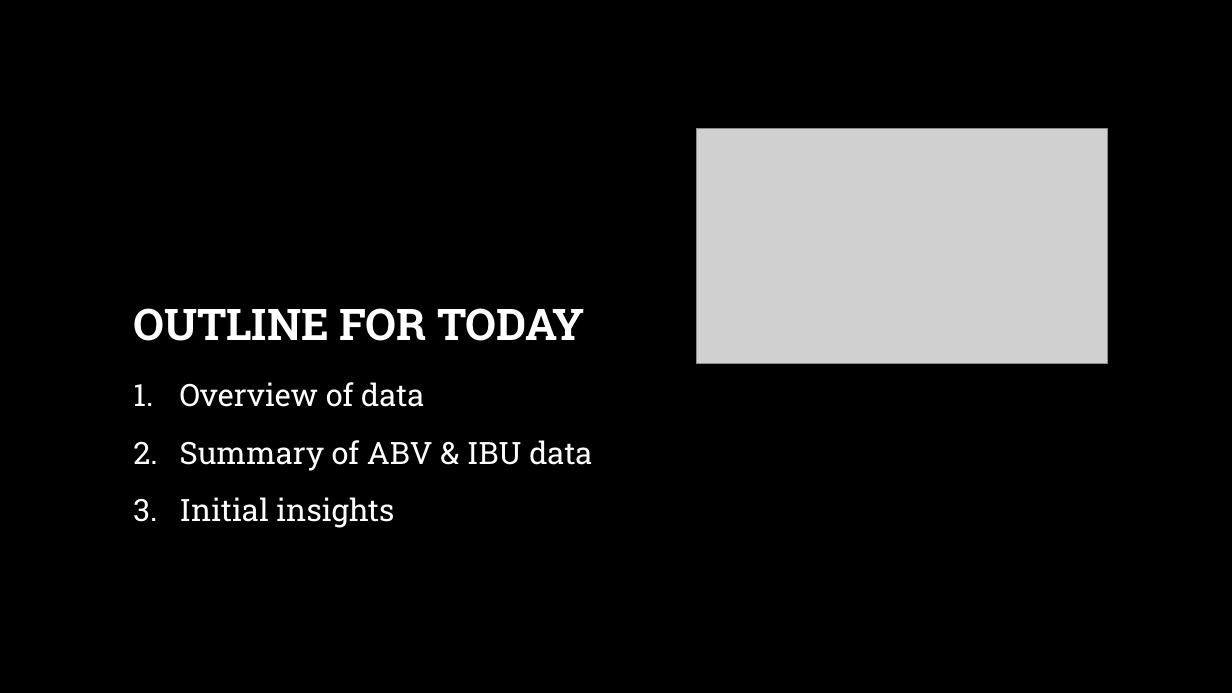
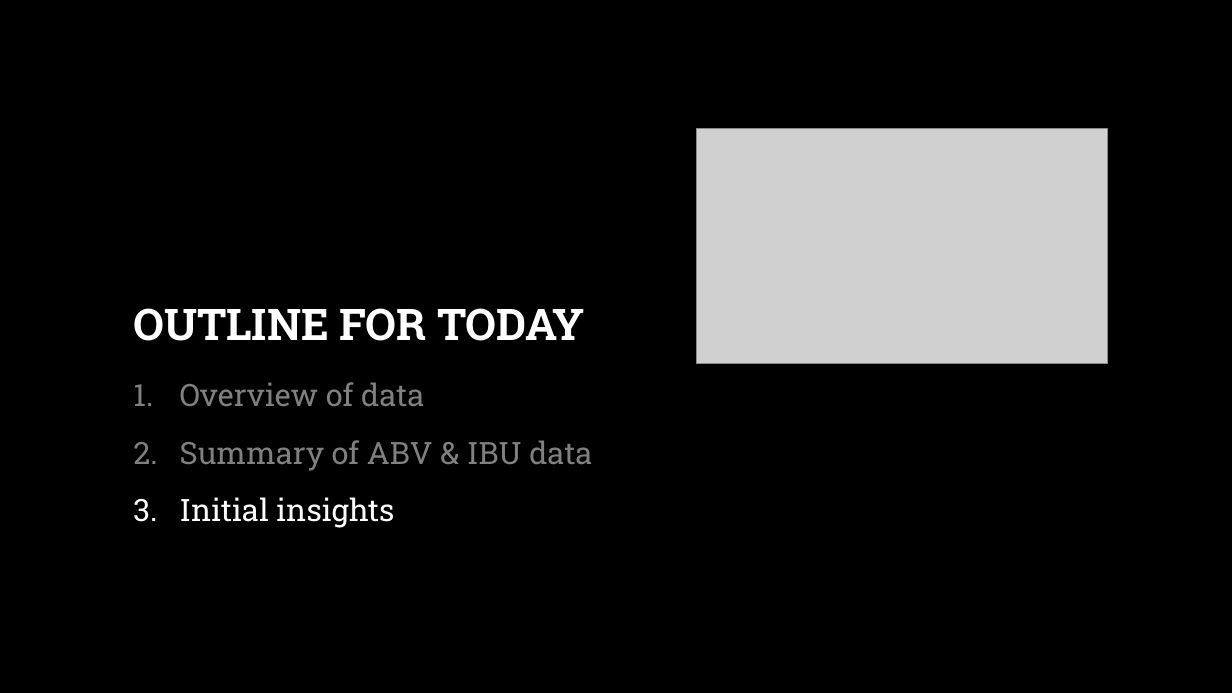
Before and after one commit to IndyD/MSDS-6306-case-study-1, a slide deck: slide 4 of Case Study – Budweiser Brewery Insights.pptx (slide 2 before the commit). Drawn at 1232x693 pixels with LibreOffice and Linux fonts; fonts in the diff are those of the drawing; grey boxes stand for pictures; background and template pictures are left out. Boxes give left, top, right and bottom in pixels: in the first picture for what was removed or moved away, otherwise in the second. Text is boxed around its words. In the diff, an @@ line names an element or a change of style, - is before the commit and + after.

```diff
--- a/Case Study – Budweiser Brewery Insights.pptx
+++ b/Case Study – Budweiser Brewery Insights.pptx
@@ text at box(180, 382, 592, 471): text colour #FFFFFF to #808080 in "Overview of data", "Summary of ABV & IBU data" @@
```
Also in this commit, not shown: 3 other slides changed, 7 slides added.
